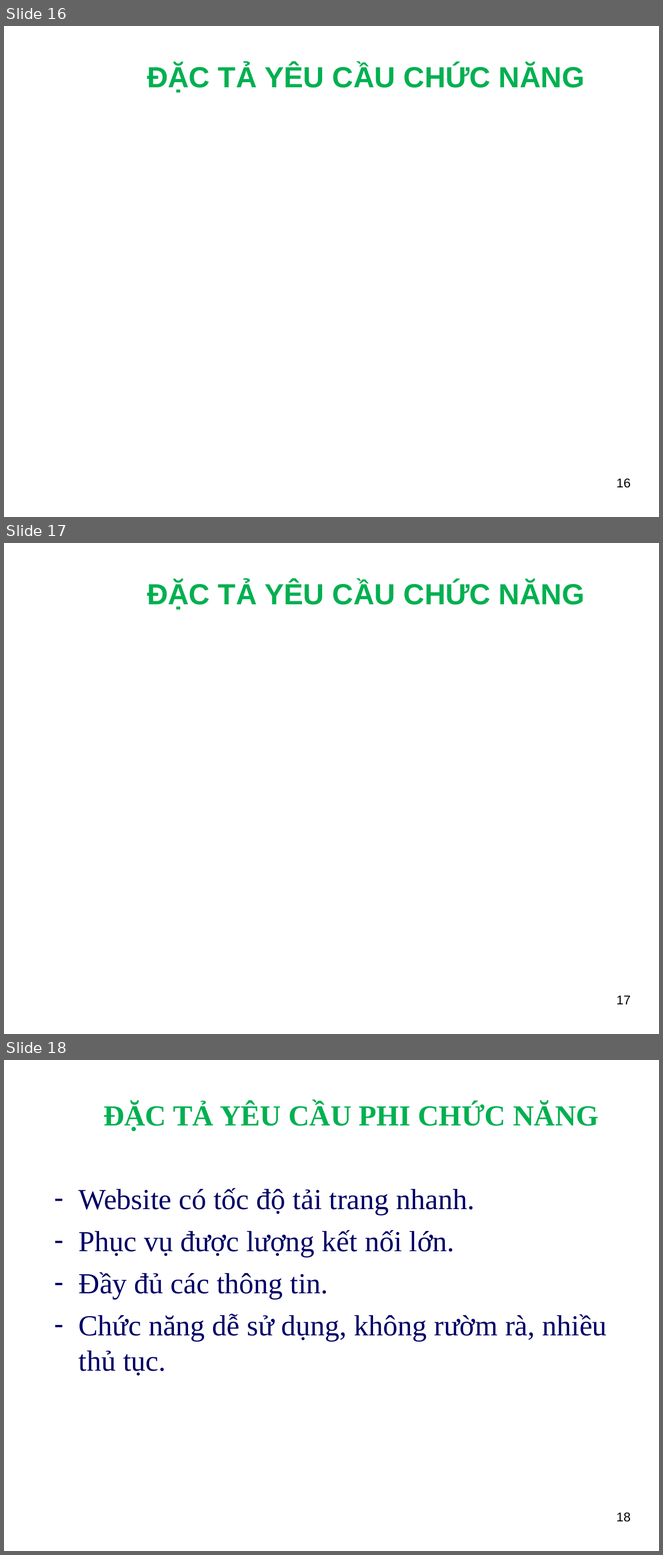
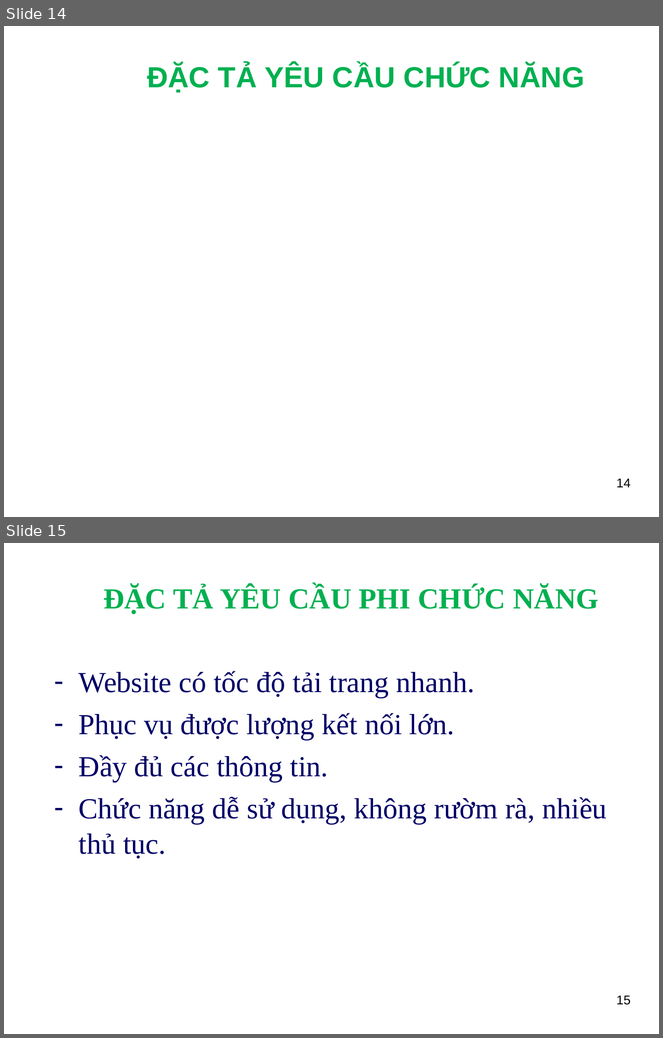
Before and after one commit to ngthuc/graduation-thesis, a slide deck: DOCUMENTS/documentations/Slide_HethongQuanlyProfileVienchucKhoaCNTT-TT_LeNguyenThucB1400731.ppt. Shown one above the other, each under a label of ours: slides 16, 17 and 18 before the commit, slides 14 and 15 after it. The pictures are 663x1555 and 663x1038 pixels, drawn with LibreOffice and Linux fonts; fonts in the diff are those of the drawing; background and template pictures are left out. Boxes give left, top, right and bottom in pixels: in the first picture for what was removed or moved away, otherwise in the second. Text is boxed around its words. In the diff, an @@ line names an element or a change of style, - is before the commit and + after.

```diff
--- a/DOCUMENTS/documentations/Slide_HethongQuanlyProfileVienchucKhoaCNTT-TT_LeNguyenThucB1400731.ppt
+++ b/DOCUMENTS/documentations/Slide_HethongQuanlyProfileVienchucKhoaCNTT-TT_LeNguyenThucB1400731.ppt
@@ slide 17 removed at (x1=4, y1=543, x2=659, y2=1034), background picture (left out) @@
@@ title removed at (x1=147, y1=581, x2=585, y2=610) @@
-ĐẶC TẢ YÊU CẦU CHỨC NĂNG
@@ page number removed at (x1=617, y1=996, x2=631, y2=1005) @@
-17
@@ what was slide 16 is now slide 14 @@
@@ page number at (x1=617, y1=479, x2=631, y2=488): text changed @@
-16
+14
@@ what was slide 18 is now slide 15 @@
@@ page number at (x1=617, y1=996, x2=631, y2=1005): text changed @@
-18
+15
```
Also in this commit, not shown: 2 slides changed, 3 slides added, 5 other slides removed, 3 other files.
